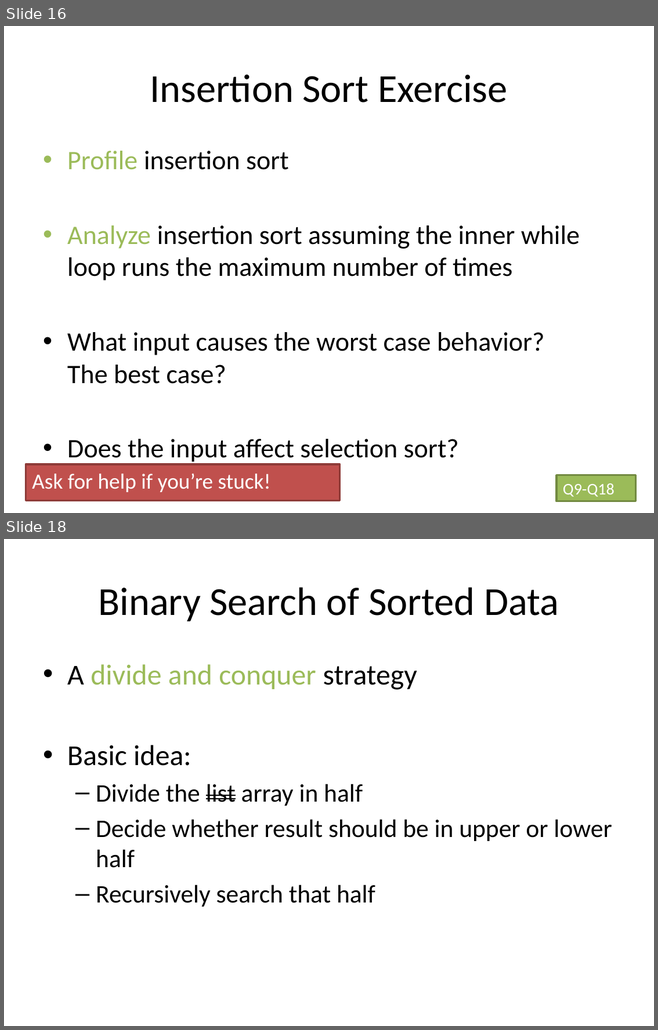
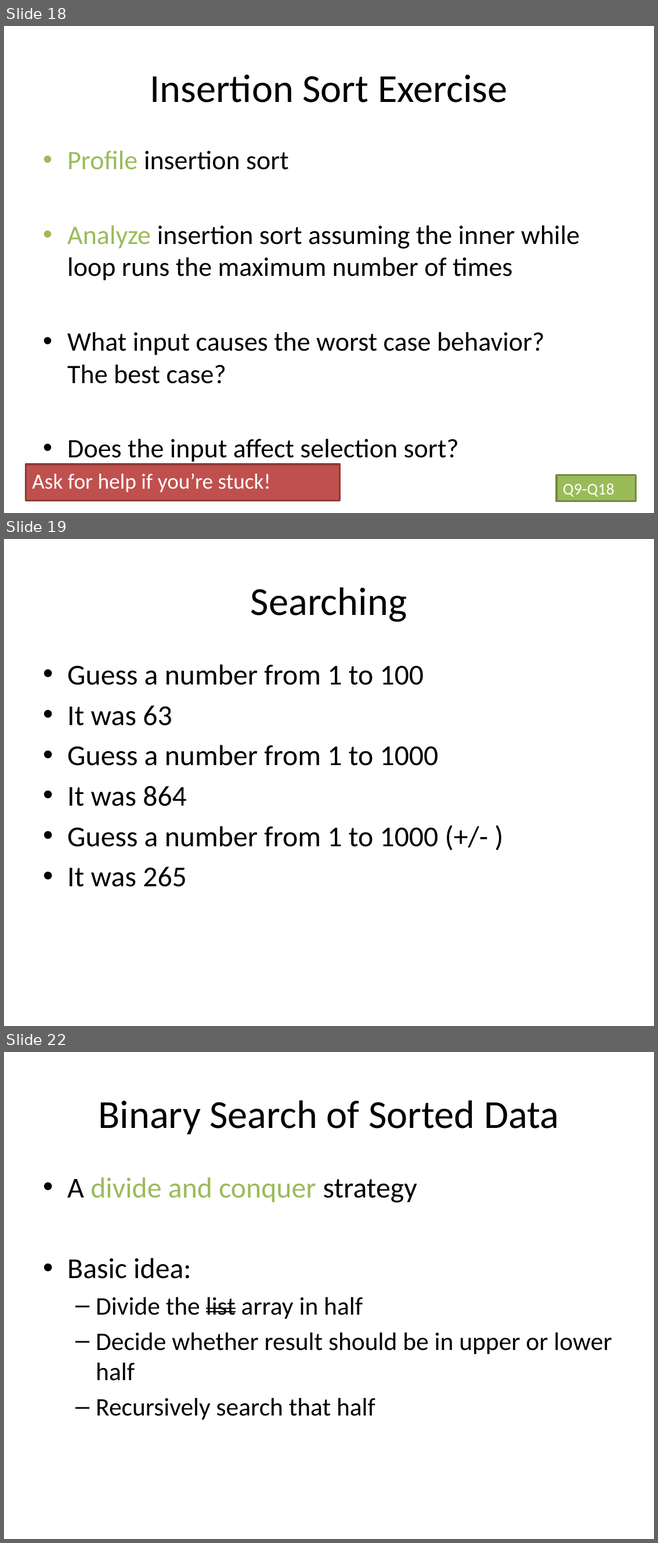
Before and after one commit to RHIT-CSSE/csse220, a slide deck: ClassMaterials/Sorting/Slides/SortingAndSearching.pptx. Shown one above the other, each under a label of ours: slides 16 and 18 before the commit, slides 18, 19 and 22 after it; the slides between them are not shown. The pictures are 658x1030 and 658x1543 pixels, drawn with LibreOffice and Linux fonts; fonts in the diff are those of the drawing. Boxes give left, top, right and bottom in pixels: in the first picture for what was removed or moved away, otherwise in the second. Text is boxed around its words. In the diff, an @@ line names an element or a change of style, - is before the commit and + after.

```diff
--- a/ClassMaterials/Sorting/Slides/SortingAndSearching.pptx
+++ b/ClassMaterials/Sorting/Slides/SortingAndSearching.pptx
@@ slide 19 added at [4,539,654,1026], background #FFFFFF @@
@@ title added at [250,587,407,622], 44 pt, text #000000 @@
+Searching
@@ text added at [67,664,438,887], 32 pt, text #000000 @@
+• Guess a number from 1 to 100
+• It was 63
+• Guess a number from 1 to 1000
+• It was 864
+• Guess a number from 1 to 1000 (+/- )
+• It was 265
@@ what was slide 16 is now slide 18 @@
@@ what was slide 18 is now slide 22 @@
```
Also in this commit, not shown: 3 slides changed, 3 other slides added, 2 other files.
